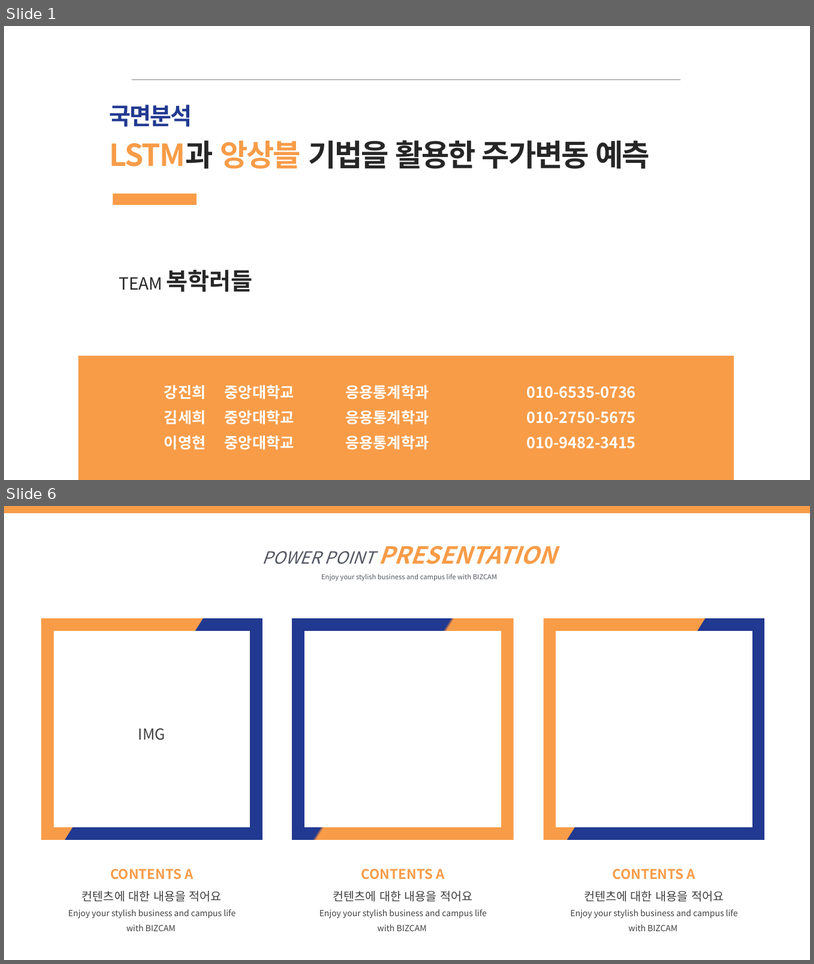
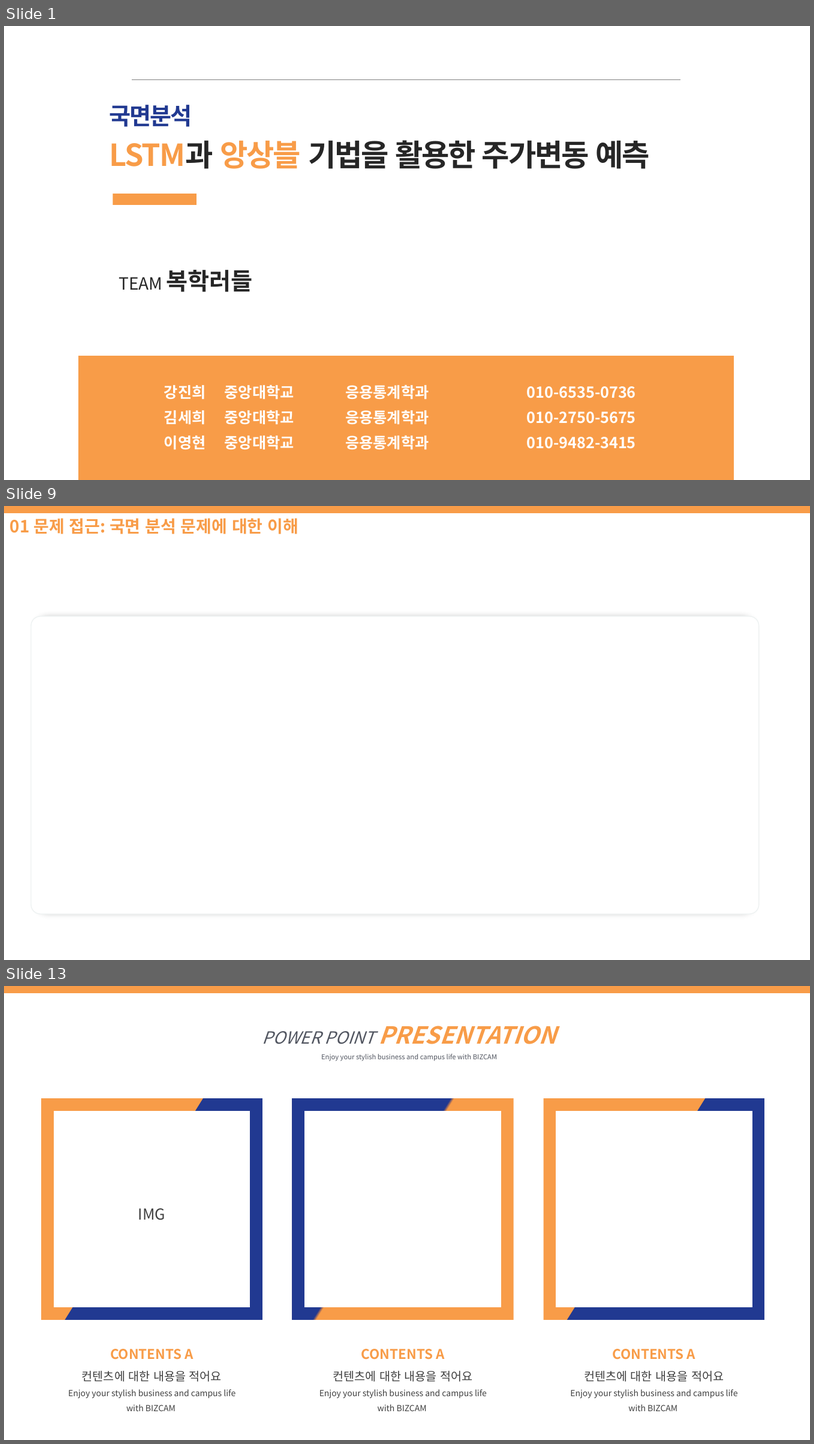
Before and after one commit to bokhak/KOSPI, a slide deck: 정리중_JH/sample4.pptx. Shown one above the other, each under a label of ours: slides 1 and 6 before the commit, slides 1, 9 and 13 after it; the slides between them are not shown. The pictures are 814x964 and 814x1444 pixels, drawn with LibreOffice and Linux fonts; fonts in the diff are those of the drawing. Boxes give left, top, right and bottom in pixels: in the first picture for what was removed or moved away, otherwise in the second. Text is boxed around its words. In the diff, an @@ line names an element or a change of style, - is before the commit and + after.

```diff
--- a/정리중_JH/sample4.pptx
+++ b/정리중_JH/sample4.pptx
@@ slide 9 added at [4, 506, 810, 960], background #FFFFFF @@
@@ rectangle added at [4, 506, 810, 513], fill #F89C48 @@
@@ text added at [10, 518, 299, 534], 20 pt, text #F89C48, bold @@
+01 문제 접근: 국면 분석 문제에 대한 이해
@@ rounded rectangle added at [31, 616, 759, 914], fill #FFFFFF, outline #EEF2F2 1 pt @@
@@ what was slide 6 is now slide 13 @@
```
Also in this commit, not shown: 4 slides changed, 6 other slides added.
